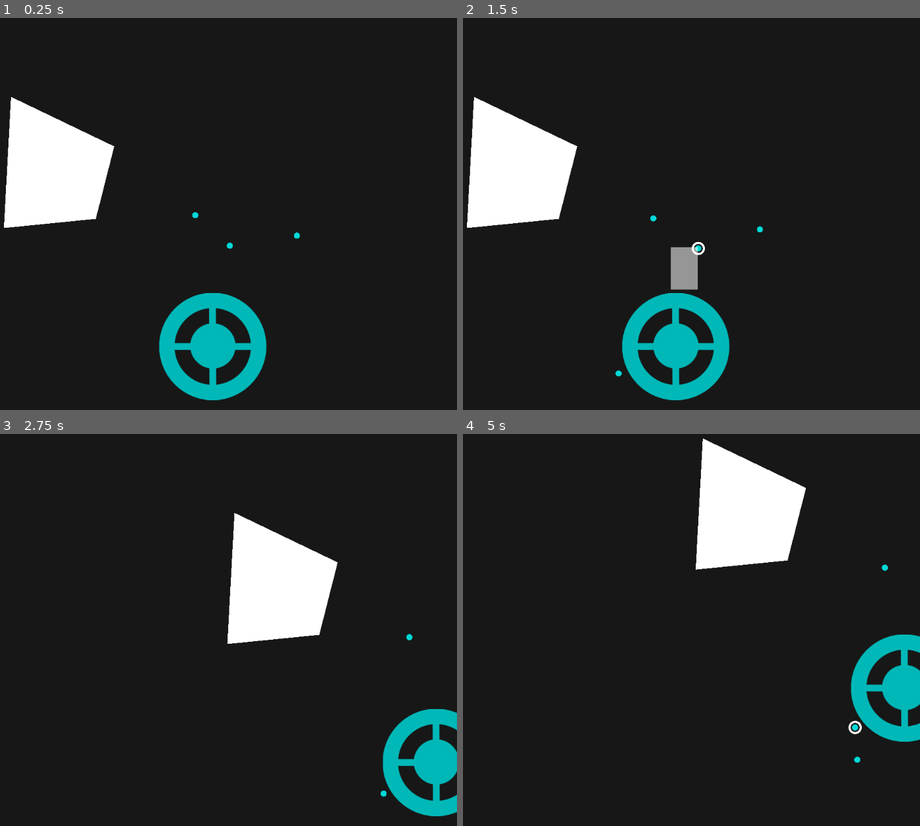
Above: before the commit, frames 1-4 (two rows, left to right).
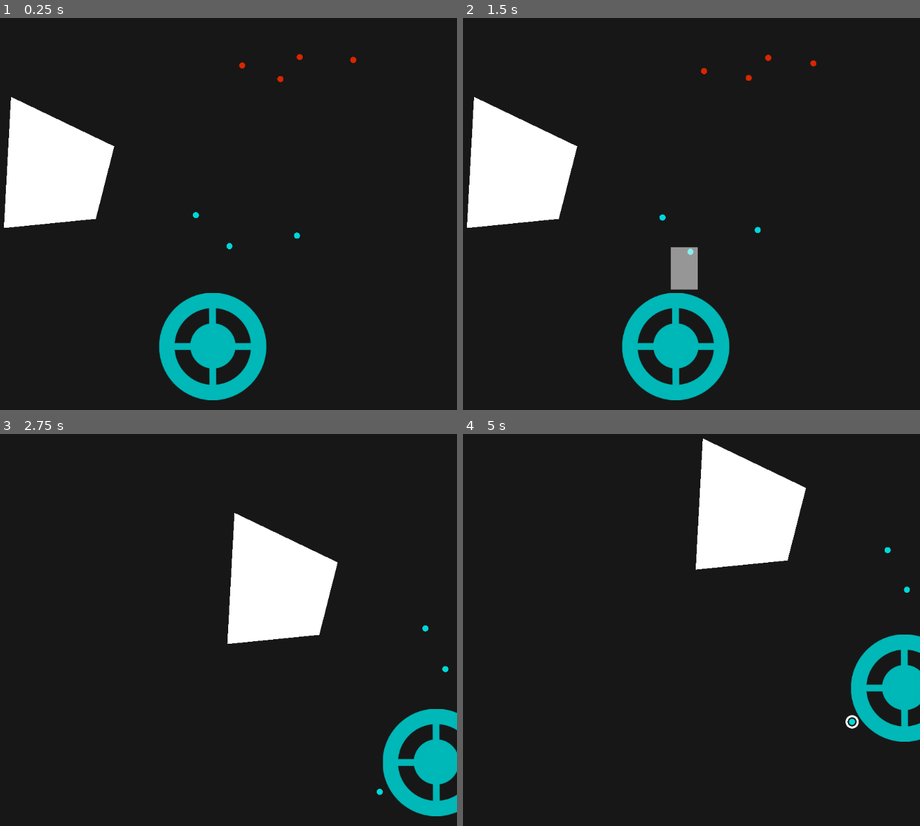
Above: after the commit, the same moments.

Repository: voithos/driftworld
Game: Godot game, scene res://scenes/level1.tscn
The game is run twice, just before and just after one commit, with the same random seed, the same clock (stepped at 60 frames per second) and the same inputs.
Inputs (mouse positions are in pixels of both pictures, inside the frame that each line leads up to):
- Up to frame 1 (0.25 s): no input
- Up to frame 2 (1.5 s): tap Enter at 0.5 s; drag from (659, 217) to (709, 127) at 0.52 s; drag from (696, 249) to (618, 374) at 1.27 s
- Up to frame 3 (2.75 s): move the mouse to (297, 645) at 2.02 s; hold Left (ui_left) from 2.03 s (still down); click (297, 645) at 2.17 s
- Up to frame 4 (5 s): release Left (ui_left) at 2.75 s; drag from (846, 794) to (499, 571) at 2.77 s; move the mouse to (581, 532) at 3.52 s; hold Down (ui_down) 3.53-4.25 s; tap Space at 3.77, 4.25 s; drag from (773, 610) to (856, 755) at 4.27 s

The runs differ from the first frame. In frame 1, less than 0.1% of the frame differs, in the area x 42-78%, y 9-59%; in frame 2, 0.2%, in the area x 33-78%, y 9-92%; in frame 3, less than 0.1%; in frame 4, 0.2%.

Commit message:
Add lasers.

Diff:
--- a/scenes/base.gd
+++ b/scenes/base.gd
@@ -4,7 +4,7 @@
 
 export (colors.TYPE) var unit_type = colors.TYPE.NEUTRAL
 
-export (float) var SPAWN_SECS = 1.0
+export (float) var SPAWN_SECS = 2.0
 export (float) var SPAWN_RING_WIDTH = 75.0
 
 onready var timer = Timer.new()
@@ -18,6 +18,7 @@
 
 	$sprite.modulate = colors.COLORS[unit_type].darkened(0.15)
 	add_to_group("bases")
+	add_to_group("bases_" + str(unit_type))
 
 	add_child(timer)
 	timer.connect("timeout", self, "_on_timer_timeout")
--- a/scenes/level.gd
+++ b/scenes/level.gd
@@ -1,12 +1,12 @@
 extends Node2D
 
-
+const colors = preload("res://scripts/colors.gd")
 
 func _on_ui_selection(start, end):
 	var topleft = Vector2(min(start.x, end.x), min(start.y, end.y))
 	var botright = Vector2(max(start.x, end.x), max(start.y, end.y))
 
-	for unit in get_tree().get_nodes_in_group("units"):
+	for unit in get_tree().get_nodes_in_group("units_" + str(colors.TYPE.PLAYER)):
 		var selected = (unit.global_position.x > topleft.x and unit.global_position.y > topleft.y and
 		                unit.global_position.x < botright.x and unit.global_position.y < botright.y)
 		unit.set_selected(selected)
--- a/scenes/level1.tscn
+++ b/scenes/level1.tscn
@@ -28,6 +28,22 @@
 position = Vector2( 197.636, 44.5477 )
 unit_type = 0
 
+[node name="unit4" parent="level" instance=ExtResource( 2 )]
+position = Vector2( 90.5526, -293.158 )
+unit_type = 1
+
+[node name="unit5" parent="level" instance=ExtResource( 2 )]
+position = Vector2( 202.275, -305.886 )
+unit_type = 1
+
+[node name="unit6" parent="level" instance=ExtResource( 2 )]
+position = Vector2( 164.092, -263.459 )
+unit_type = 1
+
+[node name="unit7" parent="level" instance=ExtResource( 2 )]
+position = Vector2( 306.927, -303.057 )
+unit_type = 1
+
 [node name="base" parent="level" instance=ExtResource( 3 )]
 position = Vector2( 34.1565, 259.526 )
 unit_type = 0
--- a/scenes/unit.gd
+++ b/scenes/unit.gd
@@ -5,11 +5,23 @@
 export (colors.TYPE) var unit_type = colors.TYPE.NEUTRAL
 export var selected = false setget set_selected
 
+export (int) var starting_hp = 3
+var hp = starting_hp
+
+export (int) var attack_power = 1
+export (float) var attack_timeout = 2.0
+export (float) var laser_timeout = 0.25
+
+onready var attack_timer = Timer.new()
+var can_attack = true
+onready var laser_timer = Timer.new()
+var is_attacking = false
+var attacking_unit = null
+
 enum STATE {
 	IDLE,
 	MOVE,
 }
-
 var state = STATE.IDLE
 
 # Steering
@@ -32,12 +44,30 @@
 var current_motion = Vector2()
 var current_target = Vector2()
 
+onready var laser = $laser
+
 func _ready():
 	$sprite.modulate = colors.COLORS[unit_type]
+	$laser.modulate = colors.COLORS[unit_type].lightened(0.3)
 	$selection.hide()
+	$laser.hide()
 	add_to_group("units")
+	add_to_group("units_" + str(unit_type))
+
+	add_child(attack_timer)
+	attack_timer.connect("timeout", self, "_on_attack_timer_timeout")
+	attack_timer.set_wait_time(attack_timeout)
+	attack_timer.set_one_shot(true)
+
+	add_child(laser_timer)
+	laser_timer.connect("timeout", self, "_on_laser_timer_timeout")
+	laser_timer.set_wait_time(laser_timeout)
+	laser_timer.set_one_shot(true)
 
 const MAX_REPEL_COUNT = 10
+
+func _process(delta):
+	update_laser()
 
 func _physics_process(delta):
 	check_arrival()
@@ -50,16 +80,23 @@
 		steering.arrive(current_target)
 		steering.wander(0.05)
 
+	var other_units = detection.get_overlapping_bodies()
+	maintain_distance(other_units)
+	attack_enemies(other_units)
+
+	apply_steer()
+
+func maintain_distance(other_units):
 	# Maintain distance from other units.
+	# Keep a count so as to not go overboard and slow down the game.
 	var count = 0
-	for unit in detection.get_overlapping_bodies():
+	for unit in other_units:
 		if unit == self:
 			continue
 		steering.repel(unit.global_position, 0.1)
 		count += 1
 		if count > MAX_REPEL_COUNT:
 			break
-	apply_steer()
 
 func apply_steer():
 	var motion = steering.steer()
@@ -92,3 +129,62 @@
 func go_to(pos):
 	state = STATE.MOVE
 	current_target = pos
+
+func attack_enemies(other_units):
+	if not can_attack:
+		return
+
+	var closest = null
+	var closest_dist = null
+	for unit in other_units:
+		if unit.unit_type != unit_type and unit.hp > 0:
+			var dist = global_position.distance_squared_to(unit.global_position)
+			if closest == null or dist < closest_dist:
+				closest = unit
+				closest_dist = dist
+	if closest != null:
+		attack(closest)
+
+func attack(other_unit):
+	other_unit.take_damage(attack_power)
+	can_attack = false
+	is_attacking = true
+	attacking_unit = other_unit
+	attack_timer.start()
+	shoot_laser()
+
+func shoot_laser():
+	laser.show()
+	update_laser()
+	laser_timer.start()
+
+func update_laser():
+	if is_attacking:
+		if attacking_unit == null:
+			# Must've died
+			stop_attacking()
+			return
+
+		laser.look_at(attacking_unit.global_position)
+		laser.region_rect.end.x = global_position.distance_to(attacking_unit.global_position) / laser.scale.x
+
+func _on_laser_timer_timeout():
+	stop_attacking()
+
+func stop_attacking():
+	laser.hide()
+	is_attacking = false
+	attacking_unit = null
+
+func _on_attack_timer_timeout():
+	can_attack = true
+
+func take_damage(damage):
+	hp -= damage
+	if hp <= 0:
+		die()
+
+func die():
+	# TODO: Should there be some form of hitstun?
+	yield(get_tree(), "idle_frame")
+	queue_free()
--- a/scenes/unit.tscn
+++ b/scenes/unit.tscn
@@ -1,20 +1,29 @@
-[gd_scene load_steps=7 format=2]
+[gd_scene load_steps=8 format=2]
 
 [ext_resource path="res://assets/unit.png" type="Texture" id=1]
 [ext_resource path="res://scenes/unit.gd" type="Script" id=2]
 [ext_resource path="res://assets/selection.png" type="Texture" id=3]
 [ext_resource path="res://scripts/entity_steering.tscn" type="PackedScene" id=4]
+[ext_resource path="res://assets/laser.png" type="Texture" id=5]
 
 [sub_resource type="CircleShape2D" id=1]
 radius = 8.0
 
 [sub_resource type="CircleShape2D" id=2]
-radius = 150.0
+radius = 100.0
 
 [node name="unit" type="KinematicBody2D"]
 input_pickable = true
 collision_layer = 3
 script = ExtResource( 2 )
+
+[node name="laser" type="Sprite" parent="."]
+scale = Vector2( 0.1, 0.1 )
+texture = ExtResource( 5 )
+centered = false
+offset = Vector2( 0, -15 )
+region_enabled = true
+region_rect = Rect2( 0, 0, 200, 30 )
 
 [node name="sprite" type="Sprite" parent="."]
 scale = Vector2( 0.1, 0.1 )
Binary file added: assets/laser.png
Not shown, changed: TODO.md
Not shown, added: assets/base.kra
Not shown, added: assets/laser.kra
